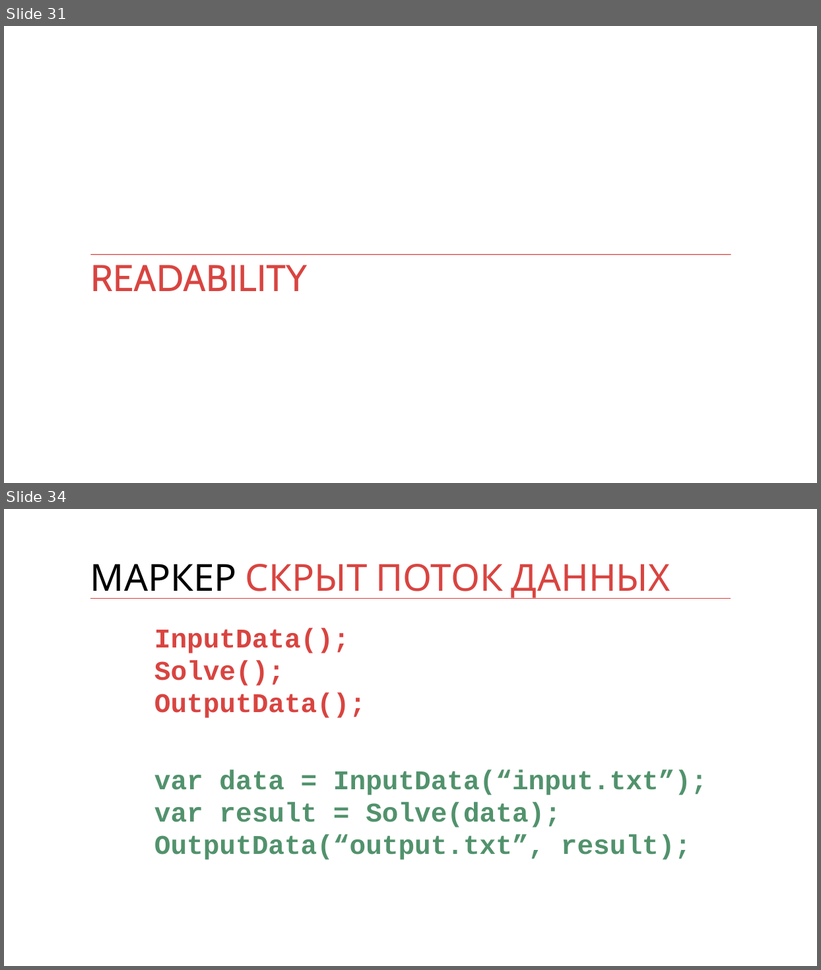
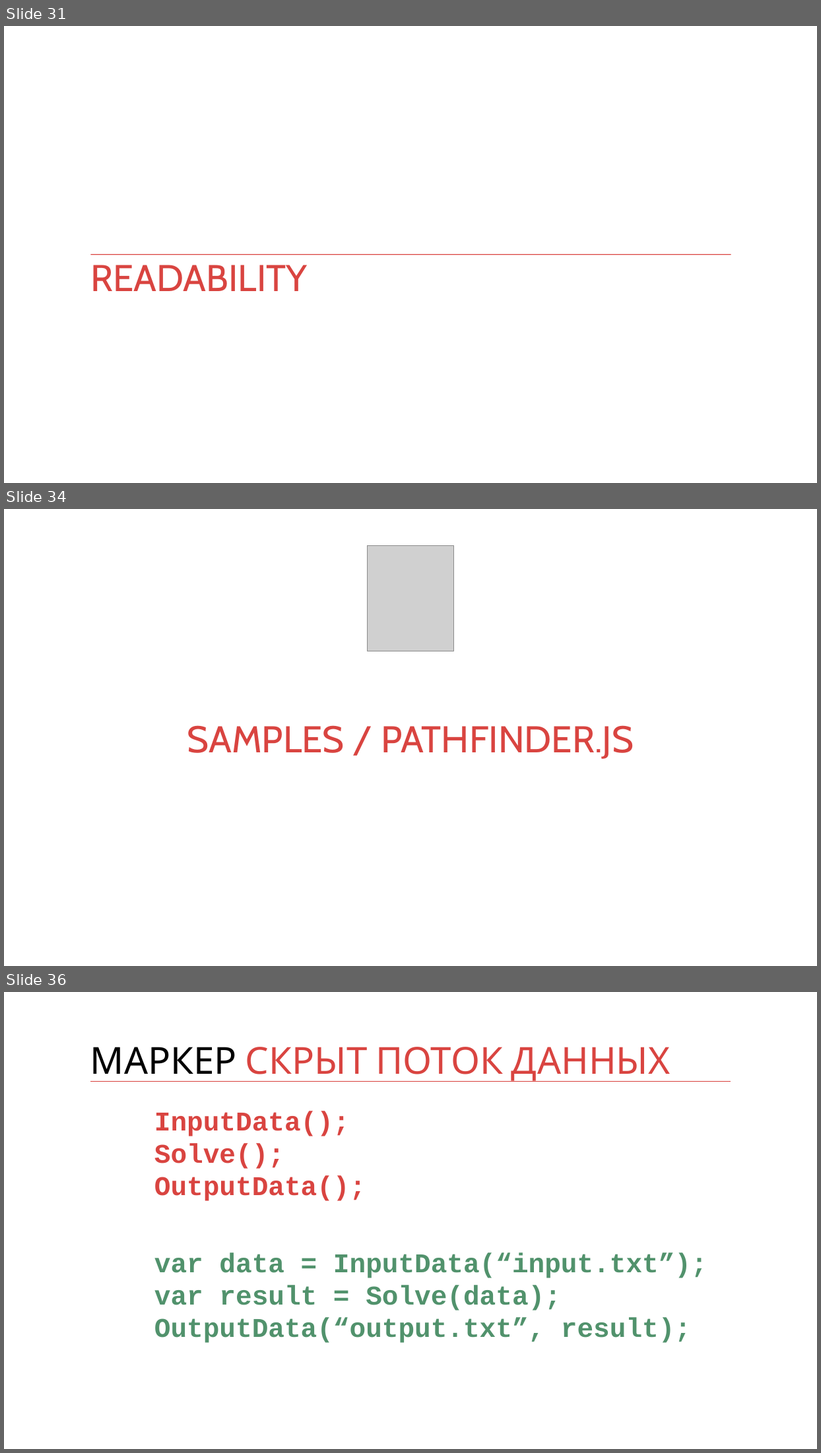
Before and after one commit to kontur-courses/clean-code, a slide deck: clean-code2.pptx. Shown one above the other, each under a label of ours: slides 31 and 34 before the commit, slides 31, 34 and 36 after it; the slides between them are not shown. The pictures are 821x970 and 821x1453 pixels, drawn with LibreOffice and Linux fonts; fonts in the diff are those of the drawing; grey boxes stand for pictures. Boxes give left, top, right and bottom in pixels: in the first picture for what was removed or moved away, otherwise in the second. Text is boxed around its words. In the diff, an @@ line names an element or a change of style, - is before the commit and + after.

```diff
--- a/clean-code2.pptx
+++ b/clean-code2.pptx
@@ slide 34 added at (x1=4, y1=509, x2=817, y2=966), background #FFFFFF @@
@@ picture added at (x1=368, y1=545, x2=454, y2=651) @@
@@ title added at (x1=187, y1=725, x2=634, y2=759), 44 pt, text #D94440 @@
+SAMPLES / PATHFINDER.JS
@@ what was slide 34 is now slide 36 @@
```
Also in this commit, not shown: 1 slide changed, 2 other slides added, 1 slide removed, 2 other files.
